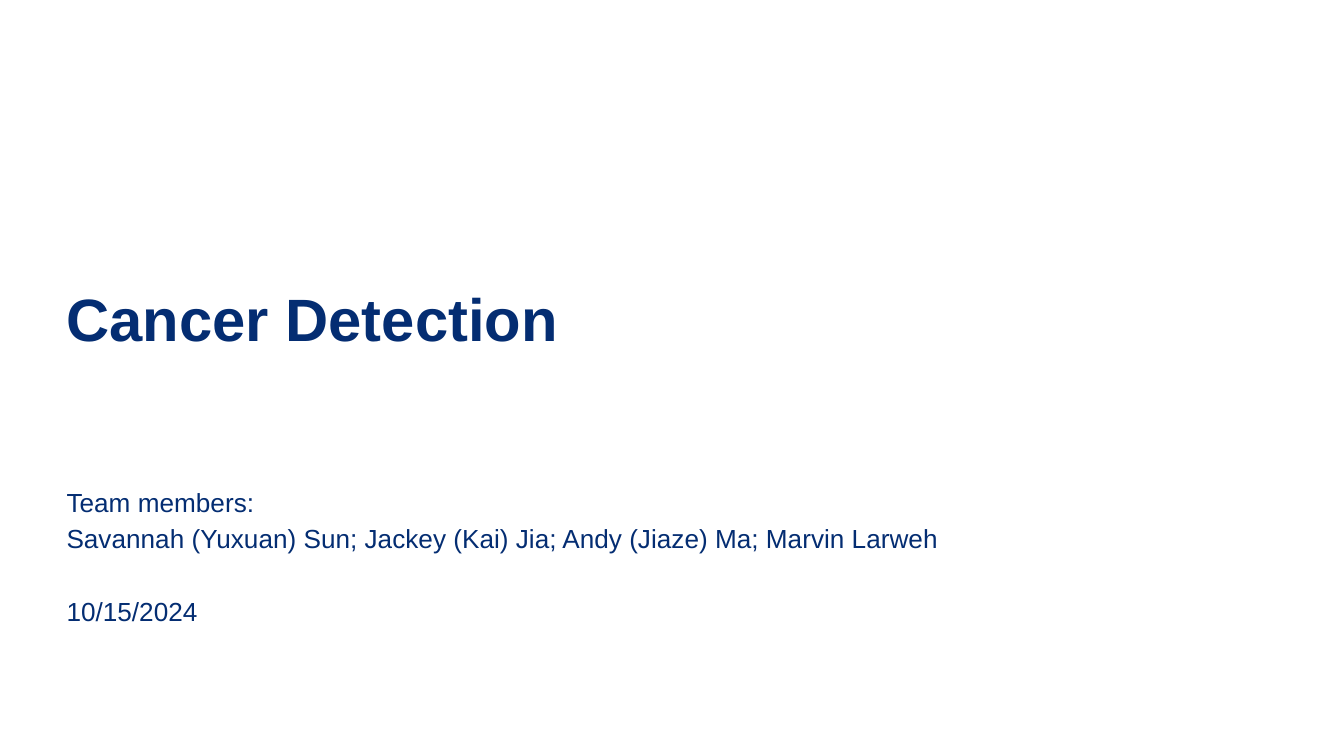
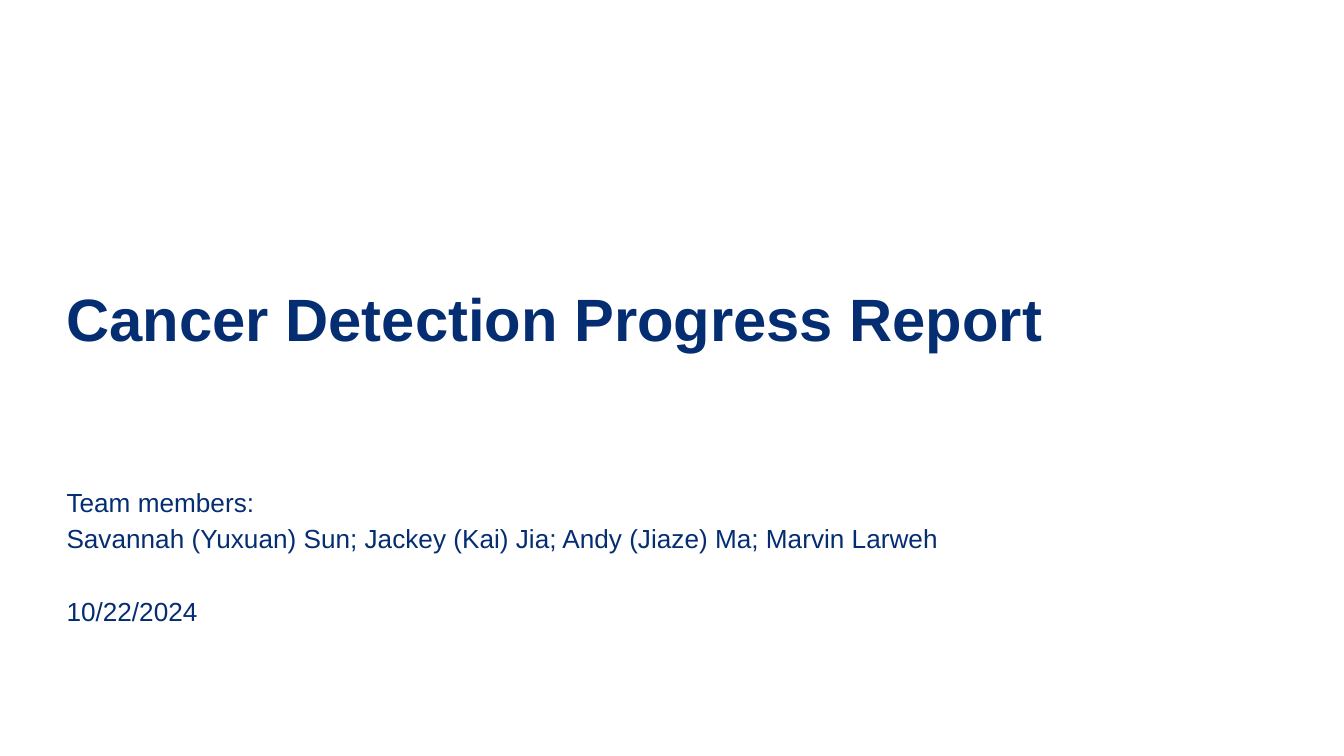
Before and after one commit to NeuroDataDesign/Cancer, a slide deck: slide 1 of Pitch deck.pptx. Drawn at 1344x756 pixels with LibreOffice and Linux fonts; fonts in the diff are those of the drawing; background and template pictures are left out. Boxes give left, top, right and bottom in pixels: in the first picture for what was removed or moved away, otherwise in the second. Text is boxed around its words. In the diff, an @@ line names an element or a change of style, - is before the commit and + after.

```diff
--- a/Pitch deck.pptx
+++ b/Pitch deck.pptx
@@ title at (67,297,1042,353): text changed @@
-Cancer Detection
+Cancer Detection Progress Report
@@ text at (67,602,198,622): text changed @@
-10/15/2024
+10/22/2024
```
Also in this commit, not shown: 2 other slides changed, 4 slides added, 9 slides removed, 1 other file.
